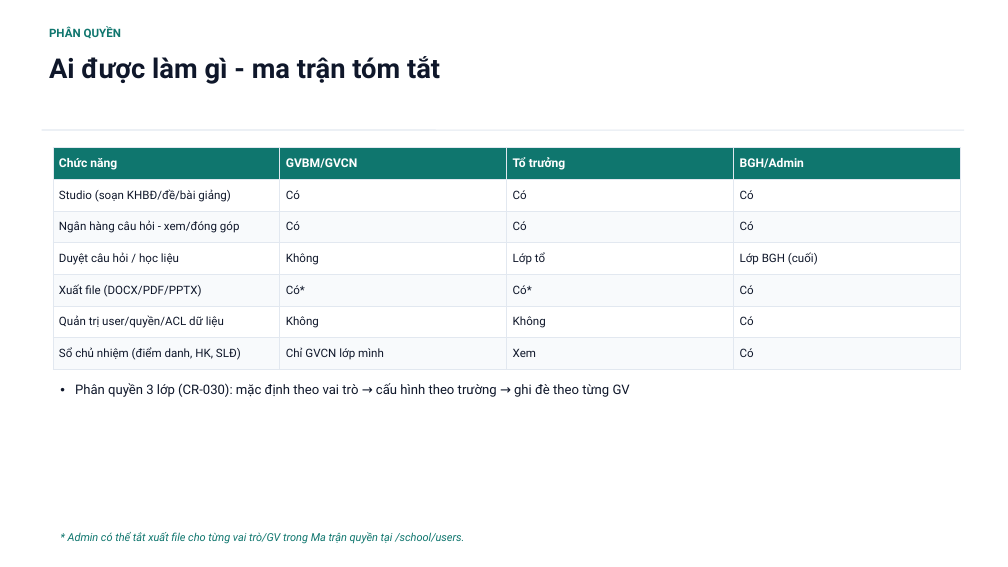
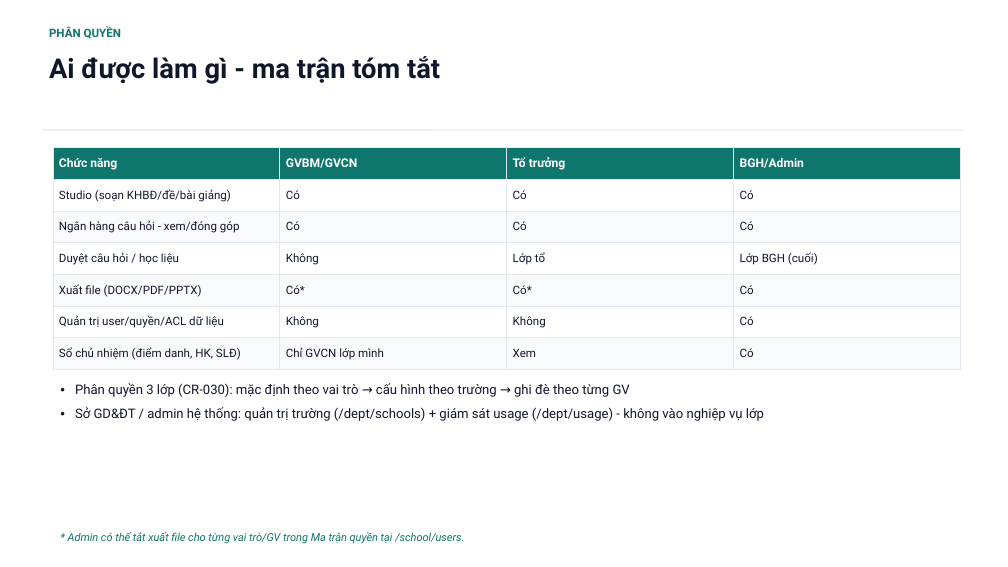
Before and after one commit to saintzzz/so-chu-nhiem-so, a slide deck: slide 4 of docs/handover/USER-GUIDE-vieschool.pptx. Drawn at 1008x567 pixels with LibreOffice and Linux fonts; fonts in the diff are those of the drawing. Boxes give left, top, right and bottom in pixels: in the first picture for what was removed or moved away, otherwise in the second. Text is boxed around its words. In the diff, an @@ line names an element or a change of style, - is before the commit and + after.

```diff
--- a/docs/handover/USER-GUIDE-vieschool.pptx
+++ b/docs/handover/USER-GUIDE-vieschool.pptx
@@ text at [75,407,764,421]: paragraph added @@
+• Sở GD&ĐT / admin hệ thống: quản trị trường (/dept/schools) + giám sát usage (/dept/usage) - không vào nghiệp vụ lớp
```
Also in this commit, not shown: 2 other slides changed, 1 slide added, 1 other file.
